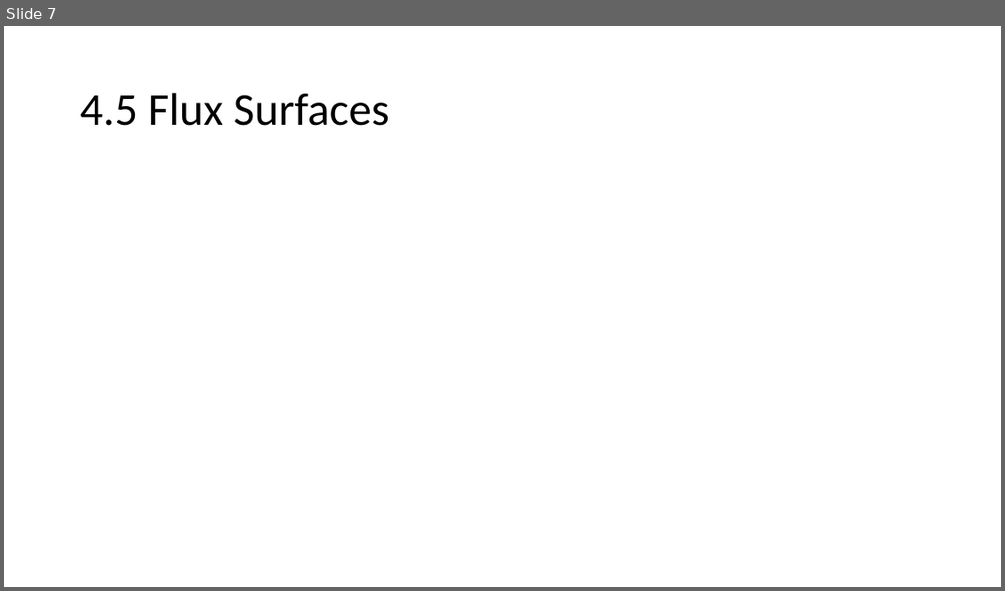
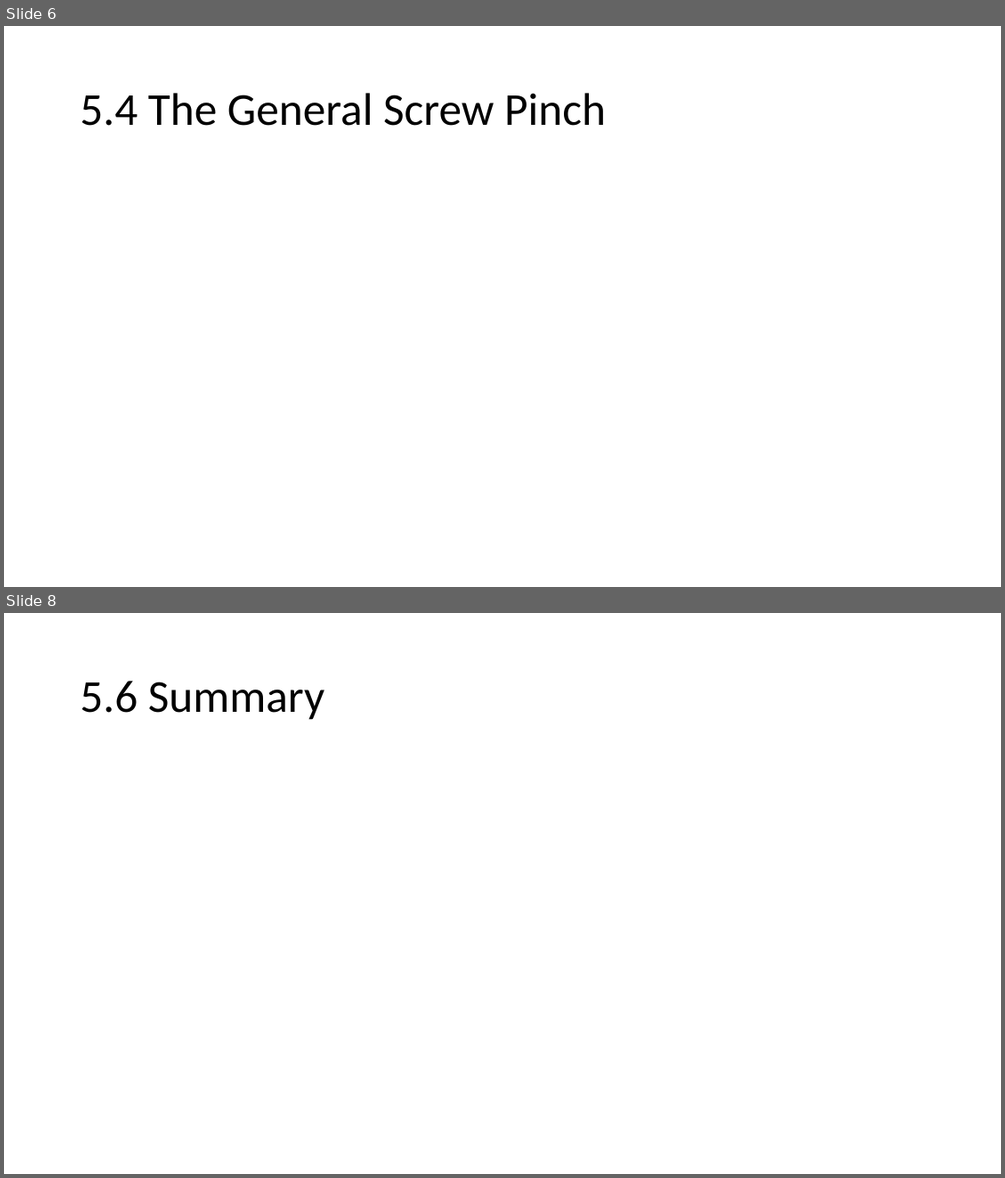
Before and after one commit to bartlettnbb2/academia, a slide deck: Presentations/IdealMHD_ch5.pptx. Shown one above the other, each under a label of ours: slide 7 before the commit, slides 6 and 8 after it; the slides between them are not shown. The pictures are 1005x591 and 1005x1178 pixels, drawn with LibreOffice and Linux fonts; fonts in the diff are those of the drawing; grey boxes stand for pictures. Boxes give left, top, right and bottom in pixels: in the first picture for what was removed or moved away, otherwise in the second. Text is boxed around its words. In the diff, an @@ line names an element or a change of style, - is before the commit and + after.

```diff
--- a/Presentations/IdealMHD_ch5.pptx
+++ b/Presentations/IdealMHD_ch5.pptx
@@ slide 8 added at box(4, 613, 1001, 1174), background #FFFFFF @@
@@ title added at box(80, 681, 324, 720), 44 pt, text #000000 @@
+5.6 Summary
@@ what was slide 7 is now slide 6 @@
@@ slide 6 changed as well @@
@@ title at box(80, 93, 606, 126): text changed @@
-4.5 Flux Surfaces
+5.4 The General Screw Pinch
```
Also in this commit, not shown: 4 other slides changed, 1 other slide added, 8 slides removed.
